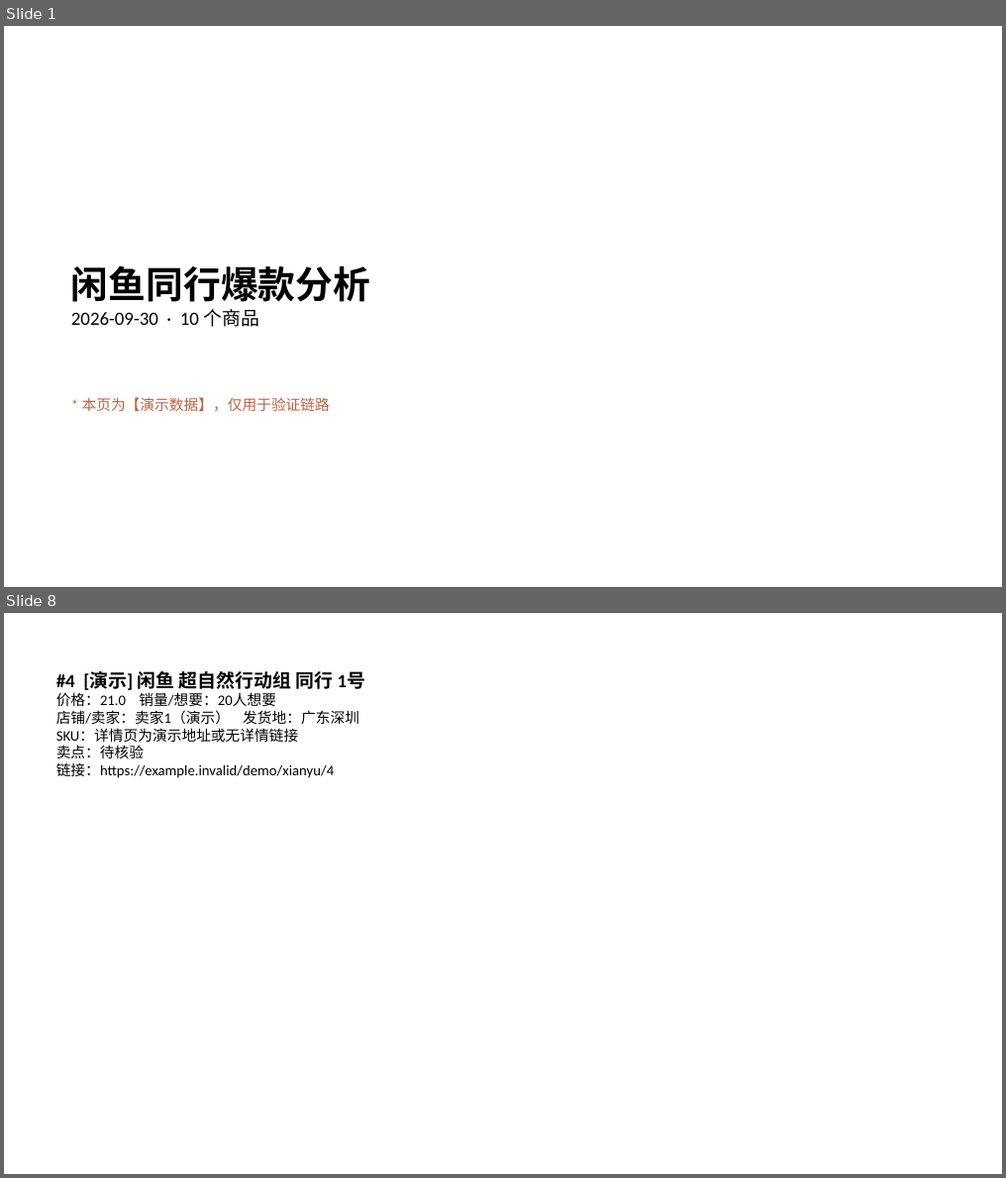
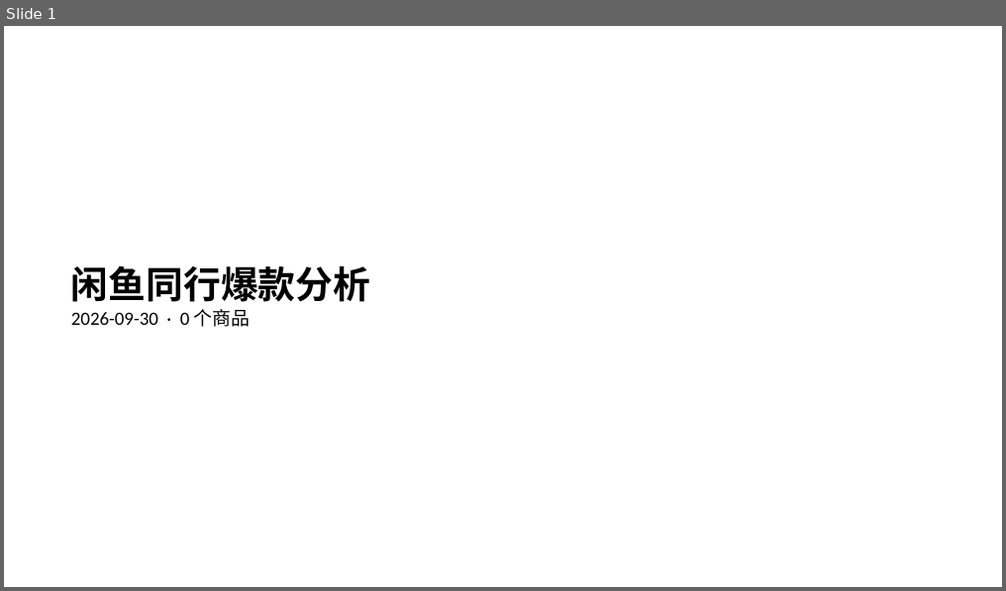
Before and after one commit to 02zhuniu-ship-it/-, a slide deck: archive/2026-09-30/xianyu/PPT报告/闲鱼同行爆款分析-2026-09-30.pptx. Shown one above the other, each under a label of ours: slides 1 and 8 before the commit, slide 1 after it; the slides between them are not shown. The pictures are 1006x1178 and 1006x591 pixels, drawn with LibreOffice and Linux fonts; fonts in the diff are those of the drawing. Boxes give left, top, right and bottom in pixels: in the first picture for what was removed or moved away, otherwise in the second. Text is boxed around its words. In the diff, an @@ line names an element or a change of style, - is before the commit and + after.

```diff
--- a/archive/2026-09-30/xianyu/PPT报告/闲鱼同行爆款分析-2026-09-30.pptx
+++ b/archive/2026-09-30/xianyu/PPT报告/闲鱼同行爆款分析-2026-09-30.pptx
@@ slide 8 removed at <box>4,613,1002,1174</box>, background #FFFFFF @@
@@ text removed at <box>56,671,365,778</box> @@
-#4 [演示] 闲鱼 超自然行动组 同行 1号
-价格：21.0 销量/想要：20人想要
-店铺/卖家：卖家1（演示） 发货地：广东深圳
-SKU：详情页为演示地址或无详情链接
-卖点：待核验
-链接：https://example.invalid/demo/xianyu/4
@@ slide 1 changed as well @@
@@ text at <box>71,309,251,327</box>: text changed @@
-2026-09-30 · 10 个商品
+2026-09-30 · 0 个商品
@@ text removed at <box>82,397,330,412</box> @@
-* 本页为【演示数据】，仅用于验证链路
```
Also in this commit, not shown: 19 other slides removed, 9 other files.
